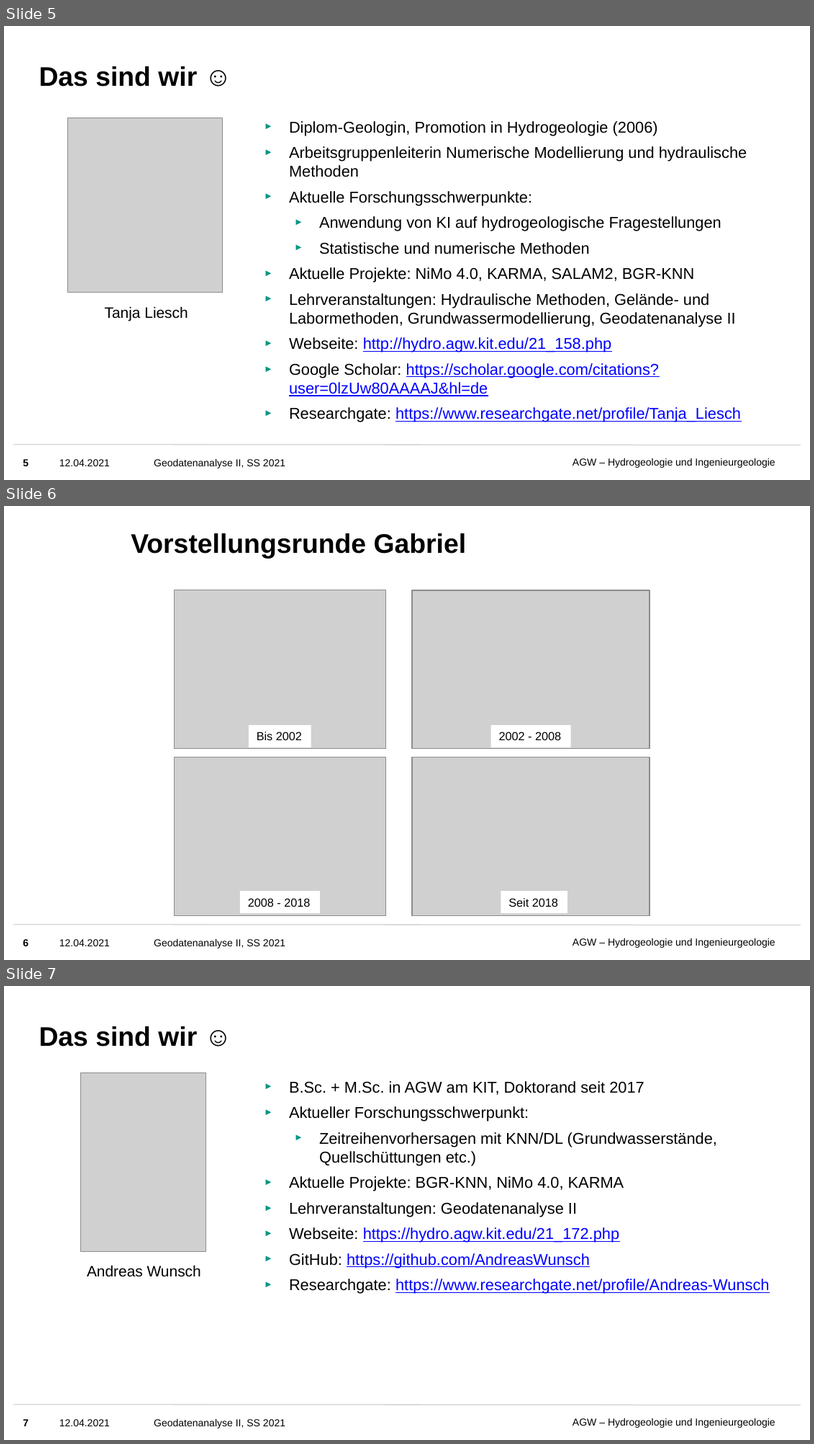
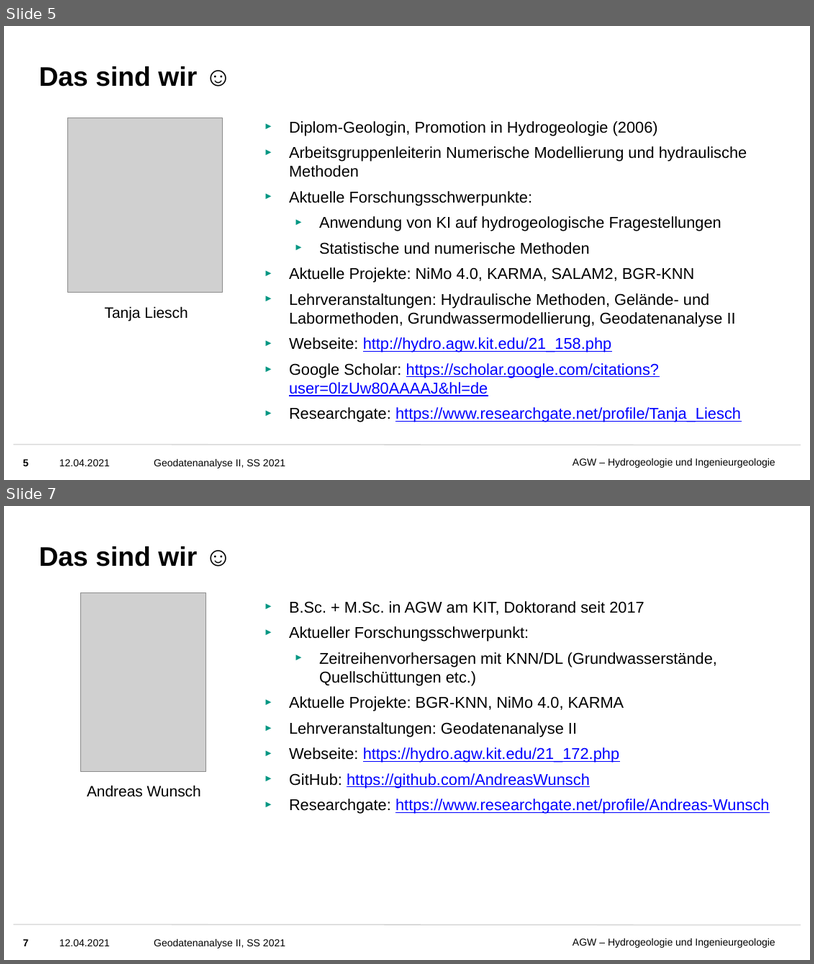
Before and after one commit to KITHydrogeology/Geodatenanalyse-II, a slide deck: Woche-1_(Introduction)/Geodatenanalyse_Präsentation_Vorbesprechung.pptx. Shown one above the other, each under a label of ours: slides 5, 6 and 7 before the commit, slides 5 and 7 after it; the slides between them are not shown. The pictures are 814x1444 and 814x964 pixels, drawn with LibreOffice and Linux fonts; fonts in the diff are those of the drawing; grey boxes stand for pictures; background and template pictures are left out. Boxes give left, top, right and bottom in pixels: in the first picture for what was removed or moved away, otherwise in the second. Text is boxed around its words. In the diff, an @@ line names an element or a change of style, - is before the commit and + after.

```diff
--- a/Woche-1_(Introduction)/Geodatenanalyse_Präsentation_Vorbesprechung.pptx
+++ b/Woche-1_(Introduction)/Geodatenanalyse_Präsentation_Vorbesprechung.pptx
@@ slide 6 removed at (x1=4, y1=506, x2=810, y2=960), background #FFFFFF; not listed: 3 template elements that a slide beside it also shows @@
@@ title removed at (x1=131, y1=533, x2=467, y2=559) @@
-Vorstellungsrunde Gabriel
@@ picture removed at (x1=174, y1=590, x2=386, y2=749) @@
@@ picture removed at (x1=412, y1=590, x2=650, y2=748) @@
@@ rectangle removed at (x1=248, y1=726, x2=311, y2=748) @@
-Bis 2002
@@ rectangle removed at (x1=491, y1=726, x2=571, y2=748) @@
-2002 - 2008
@@ picture removed at (x1=174, y1=757, x2=386, y2=916) @@
@@ picture removed at (x1=412, y1=757, x2=650, y2=916) @@
@@ rectangle removed at (x1=240, y1=890, x2=320, y2=914) @@
-2008 - 2018
@@ rectangle removed at (x1=501, y1=890, x2=568, y2=914) @@
-Seit 2018
@@ page number removed at (x1=23, y1=939, x2=28, y2=946) @@
-6
@@ text removed at (x1=59, y1=939, x2=110, y2=946) @@
-12.04.2021
```
Also in this commit, not shown: 1 slide added, 1 other file.
